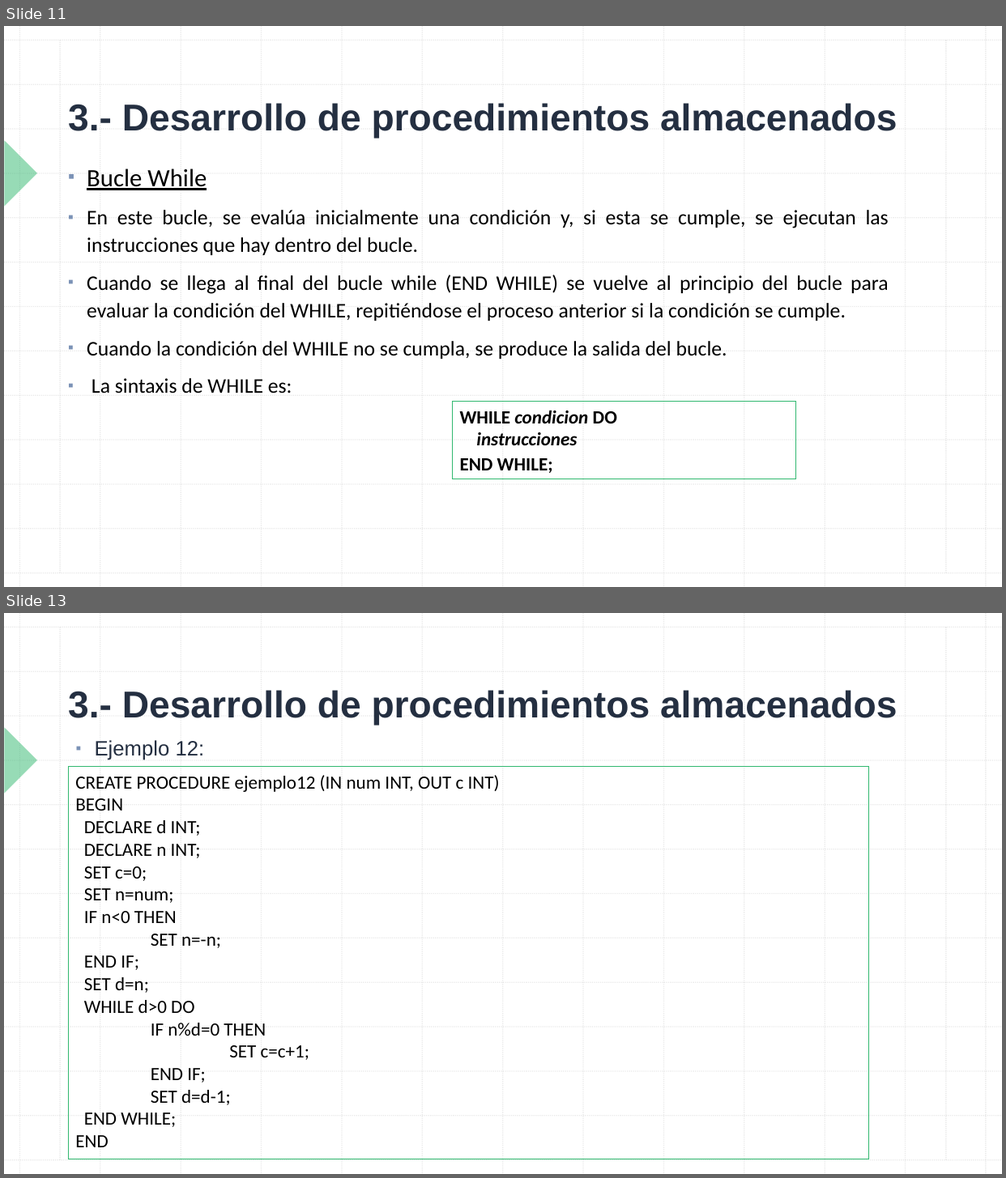
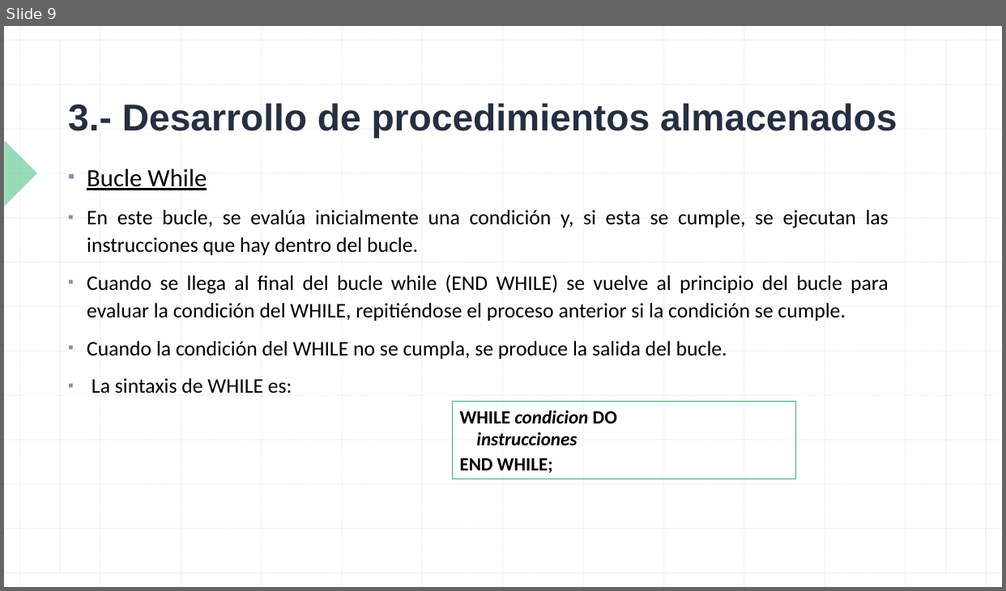
Before and after one commit to NuriaCelis/GBD2324, a slide deck: Tema6/TEMA 6 Sesion 4.pptx. Shown one above the other, each under a label of ours: slides 11 and 13 before the commit, slide 9 after it; the slides between them are not shown. The pictures are 1006x1178 and 1006x591 pixels, drawn with LibreOffice and Linux fonts; fonts in the diff are those of the drawing. Boxes give left, top, right and bottom in pixels: in the first picture for what was removed or moved away, otherwise in the second. Text is boxed around its words. In the diff, an @@ line names an element or a change of style, - is before the commit and + after.

```diff
--- a/Tema6/TEMA 6 Sesion 4.pptx
+++ b/Tema6/TEMA 6 Sesion 4.pptx
@@ slide 13 removed at bbox=[4, 613, 1002, 1174], background #FFFFFF; not listed: 29 template elements that a slide beside it also shows @@
@@ title removed at bbox=[68, 690, 897, 726] @@
-3.- Desarrollo de procedimientos almacenados
@@ text removed at bbox=[95, 740, 205, 760] @@
-▪ Ejemplo 12:
@@ rectangle removed at bbox=[68, 766, 868, 1160] @@
-CREATE PROCEDURE ejemplo12 (IN num INT, OUT c INT)
-BEGIN
-DECLARE d INT;
-DECLARE n INT;
-SET c=0;
-SET n=num;
-IF n<0 THEN
-SET n=-n;
-END IF;
-SET d=n;
-WHILE d>0 DO
-IF n%d=0 THEN
-SET c=c+1;
-END IF;
-SET d=d-1;
-END WHILE;
-END
@@ what was slide 11 is now slide 9 @@
```
Also in this commit, not shown: 1 slide changed, 5 slides added, 7 other slides removed, 2 other files.
